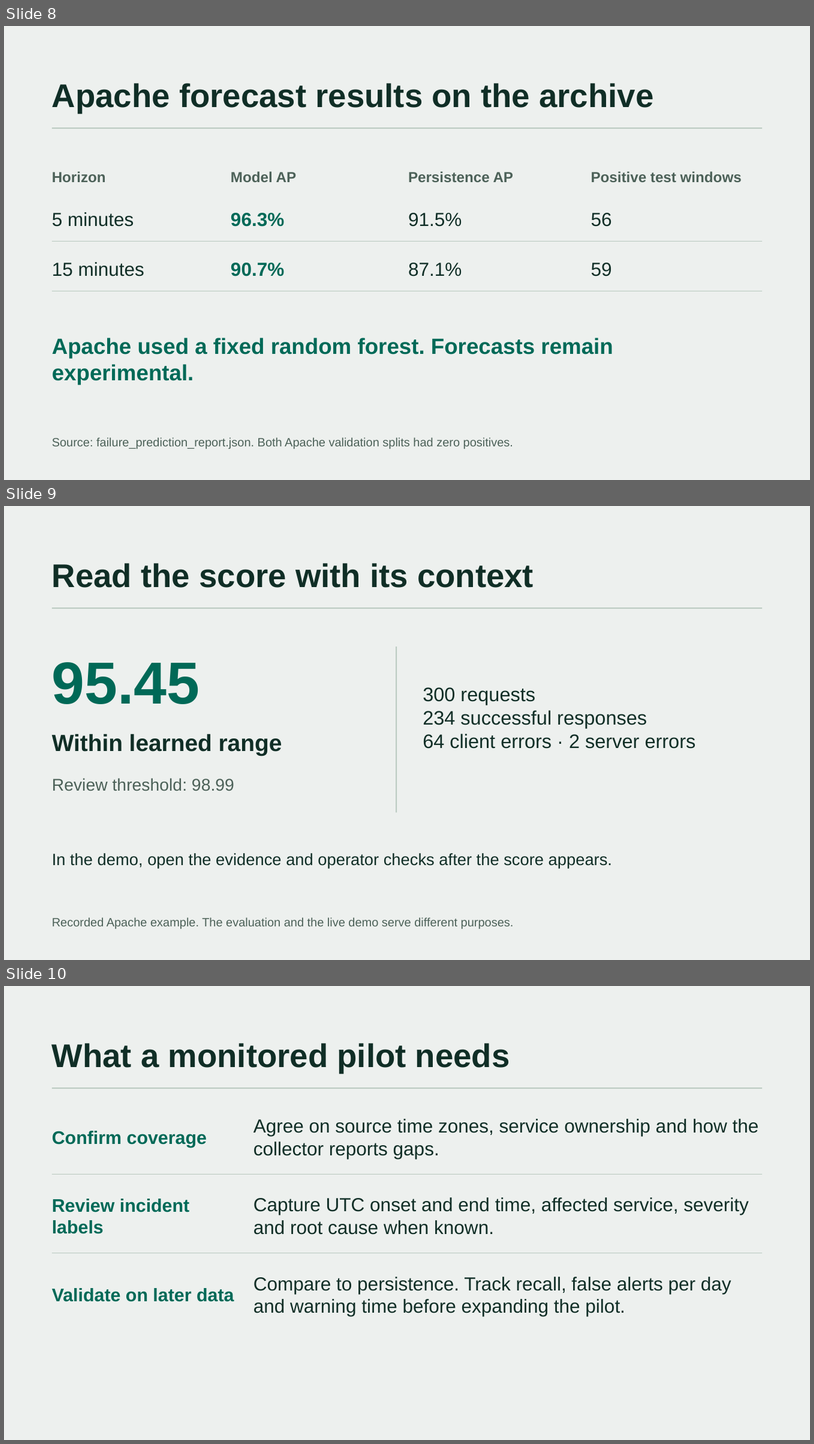
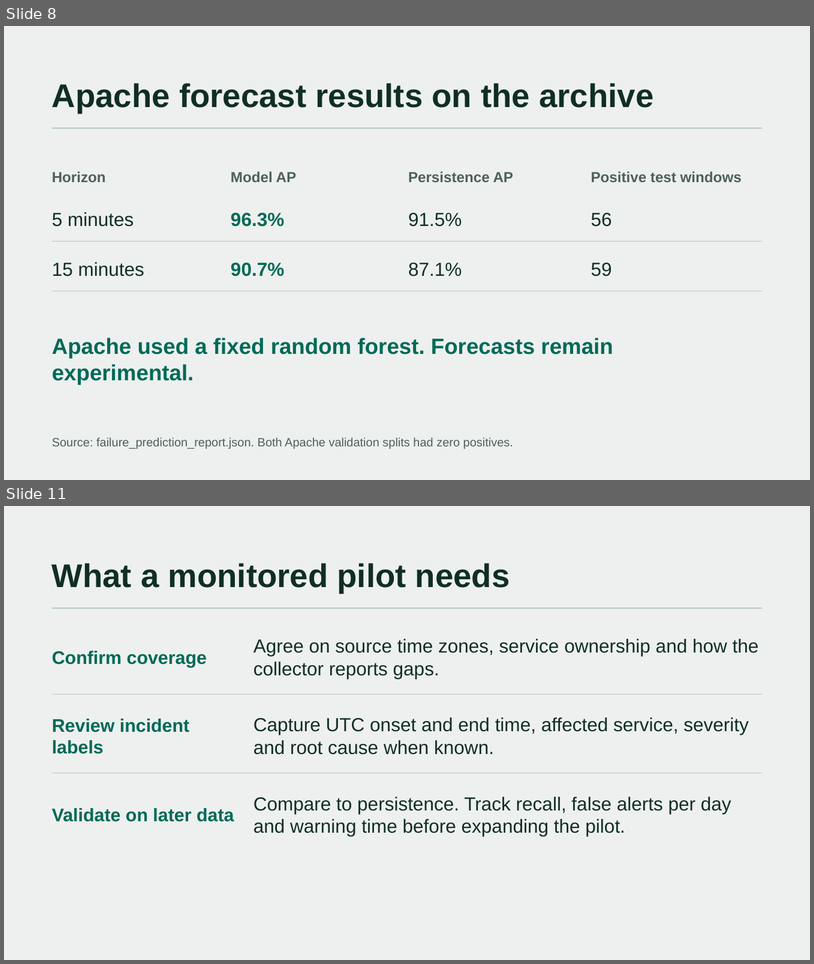
Before and after one commit to PolaAdolf/self-healing-log-intelligence, a slide deck: output/presentations/NBE_Innovation_Cycle_2026_Final_Presentation.pptx. Shown one above the other, each under a label of ours: slides 8, 9 and 10 before the commit, slides 8 and 11 after it; the slides between them are not shown. The pictures are 814x1444 and 814x964 pixels, drawn with LibreOffice and Linux fonts; fonts in the diff are those of the drawing. Boxes give left, top, right and bottom in pixels: in the first picture for what was removed or moved away, otherwise in the second. Text is boxed around its words. In the diff, an @@ line names an element or a change of style, - is before the commit and + after.

```diff
--- a/output/presentations/NBE_Innovation_Cycle_2026_Final_Presentation.pptx
+++ b/output/presentations/NBE_Innovation_Cycle_2026_Final_Presentation.pptx
@@ slide 9 removed at [4,506,810,960], background #EDF0EE @@
@@ text removed at [52,563,534,588] @@
-Read the score with its context
@@ rectangle removed at [52,607,762,609] @@
@@ rectangle removed at [396,646,397,812] @@
@@ text removed at [52,662,200,704] @@
-95.45
@@ text removed at [423,687,696,748] @@
-300 requests
-234 successful responses
-64 client errors · 2 server errors
@@ text removed at [52,733,282,755] @@
-Within learned range
@@ text removed at [52,778,234,791] @@
-Review threshold: 98.99
@@ text removed at [52,853,612,868] @@
-In the demo, open the evidence and operator checks after the score appears.
@@ text removed at [52,917,514,928] @@
-Recorded Apache example. The evaluation and the live demo serve different purposes.
@@ what was slide 10 is now slide 11 @@
```
Also in this commit, not shown: 1 slide changed, 2 slides added, 24 other files.
